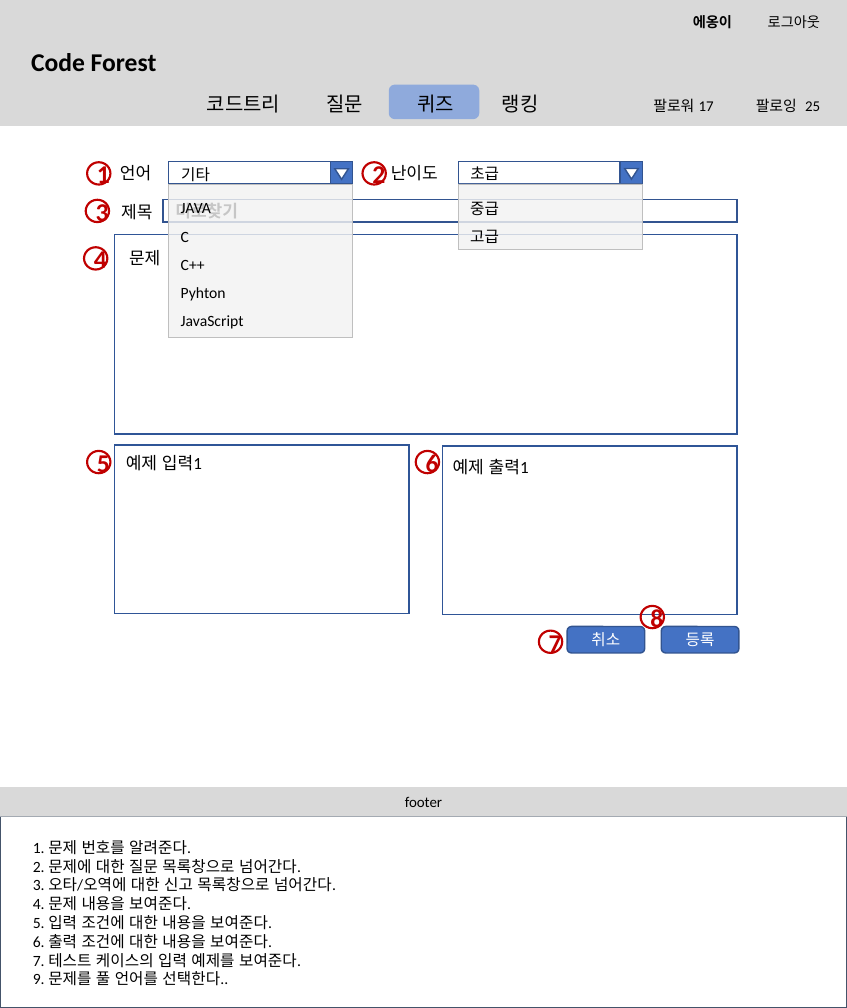
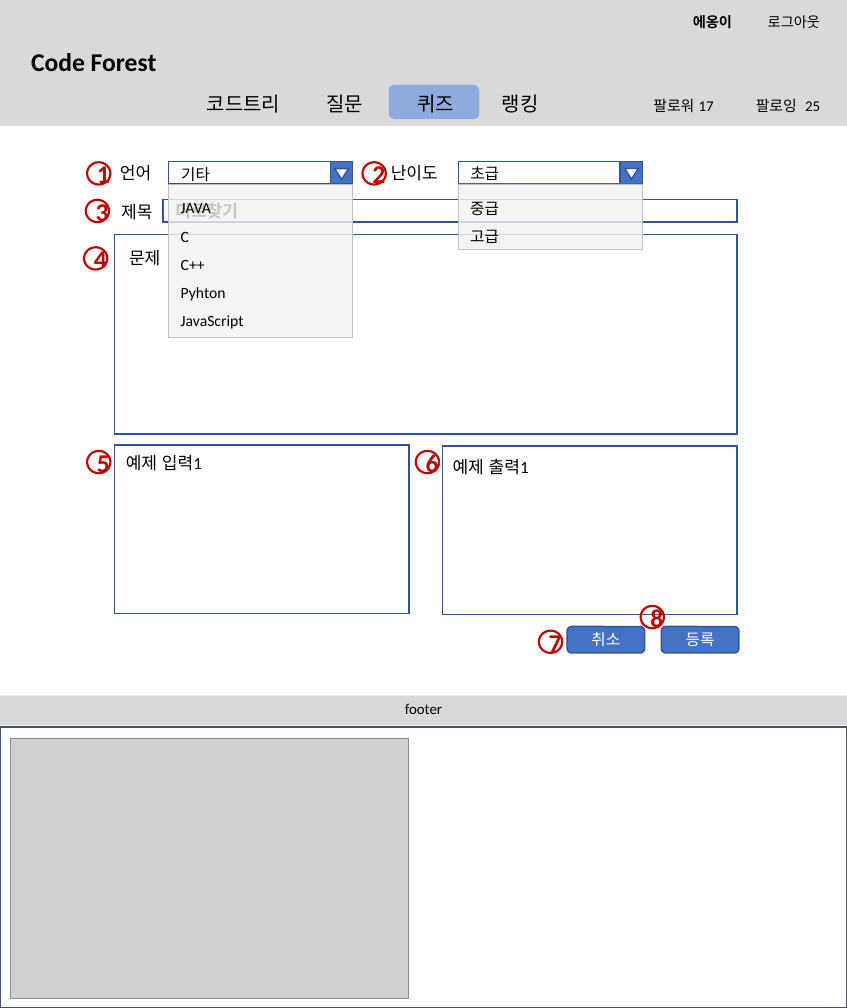
Before and after one commit to btcdd/document, a slide deck: slide 21 of 스토리보드.pptx. Drawn at 847x1008 pixels with LibreOffice and Linux fonts; fonts in the diff are those of the drawing; grey boxes stand for pictures; background and template pictures are left out. Boxes give left, top, right and bottom in pixels: in the first picture for what was removed or moved away, otherwise in the second. Text is boxed around its words. In the diff, an @@ line names an element or a change of style, - is before the commit and + after.

```diff
--- a/스토리보드.pptx
+++ b/스토리보드.pptx
@@ rectangle: place and size @@
-rectangle at box(0, 788, 847, 817)
+rectangle at box(0, 695, 847, 725)
@@ text "footer": place and size @@
-text "footer" at box(405, 797, 442, 807)
+text "footer" at box(405, 704, 442, 714)
@@ rectangle: place and size @@
-rectangle at box(0, 816, 847, 1008)
+rectangle at box(0, 727, 847, 1008)
@@ picture added at box(11, 738, 410, 999) @@
@@ text removed at box(33, 840, 336, 986) @@
-1. 문제 번호를 알려준다.
-2. 문제에 대한 질문 목록창으로 넘어간다.
-3. 오타/오역에 대한 신고 목록창으로 넘어간다.
-4. 문제 내용을 보여준다.
-5. 입력 조건에 대한 내용을 보여준다.
-6. 출력 조건에 대한 내용을 보여준다.
-7. 테스트 케이스의 입력 예제를 보여준다.
-9. 문제를 풀 언어를 선택한다..
```
Also in this commit, not shown: 36 other slides changed, 2 slides removed.
